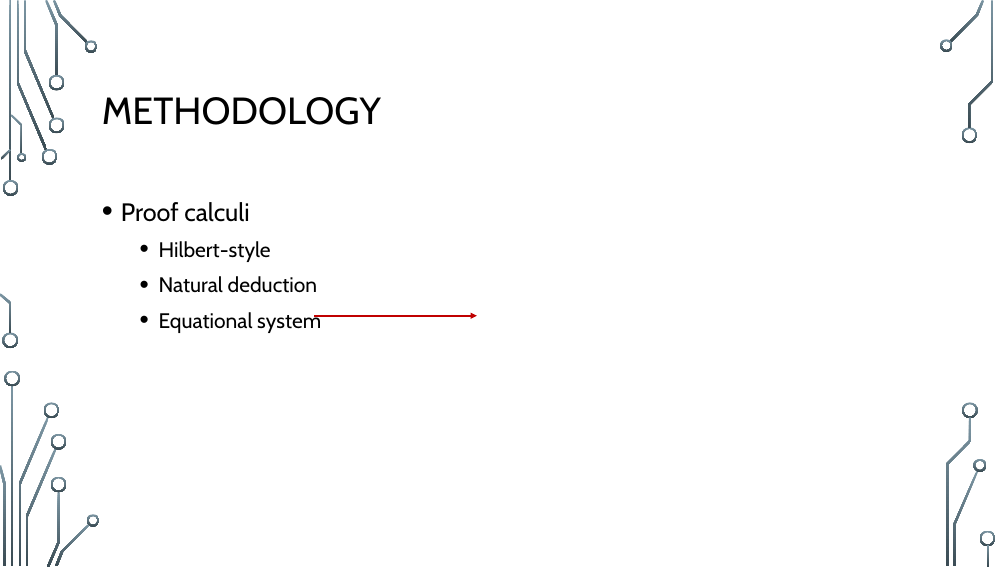
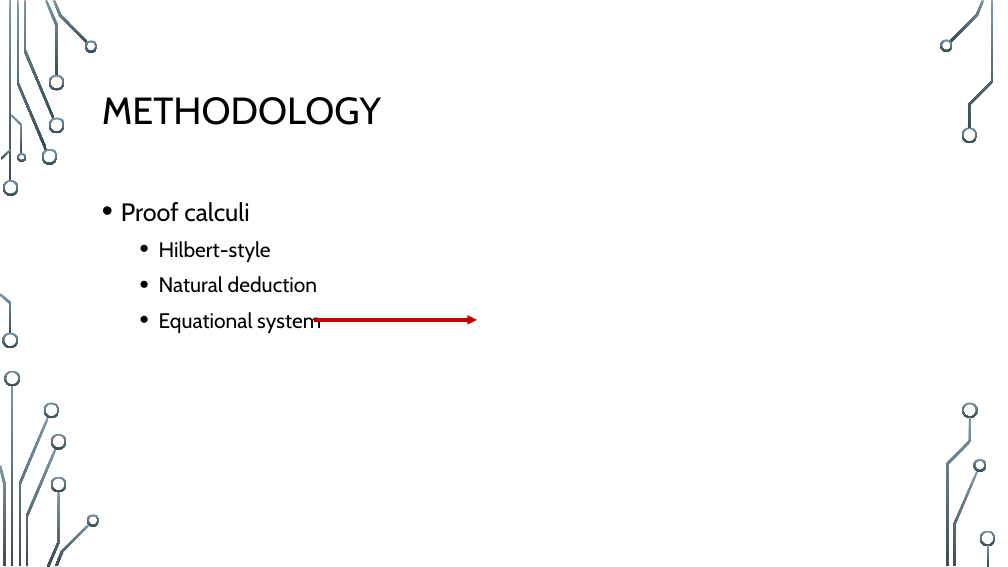
Before and after one commit to StanWarford/case-analysis, a slide deck: slide 10 of SCCUR-slides.pptx (slide 9 before the commit). Drawn at 1008x567 pixels with LibreOffice and Linux fonts; fonts in the diff are those of the drawing; background and template pictures are left out. Boxes give left, top, right and bottom in pixels: in the first picture for what was removed or moved away, otherwise in the second. Text is boxed around its words. In the diff, an @@ line names an element or a change of style, - is before the commit and + after.

```diff
--- a/SCCUR-slides.pptx
+++ b/SCCUR-slides.pptx
@@ arrow moved from (315, 316) - (477, 316) to (315, 320) - (477, 320) @@
@@ arrow (315, 320) - (477, 320): stroke #C00000 1.75 pt to #C00000 3 pt @@
```
Also in this commit, not shown: 6 other slides changed, 6 slides added, 1 slide removed.
